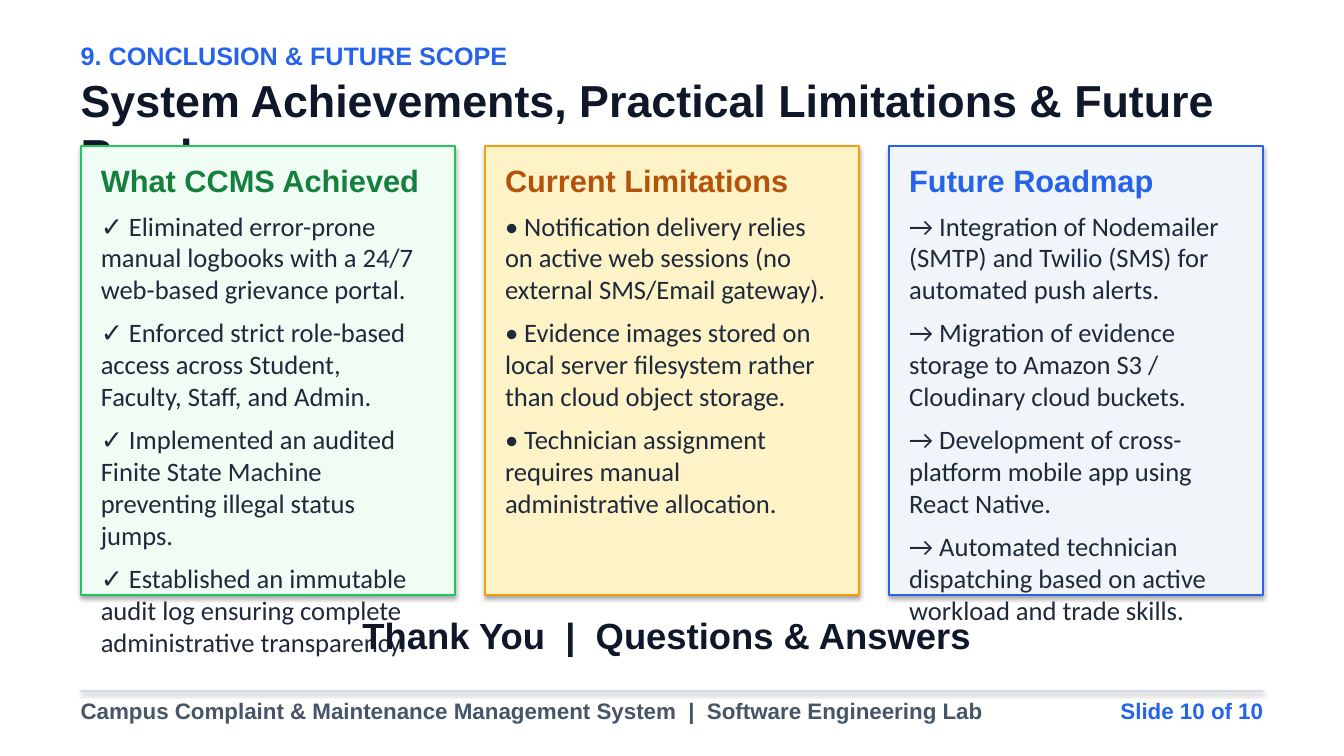
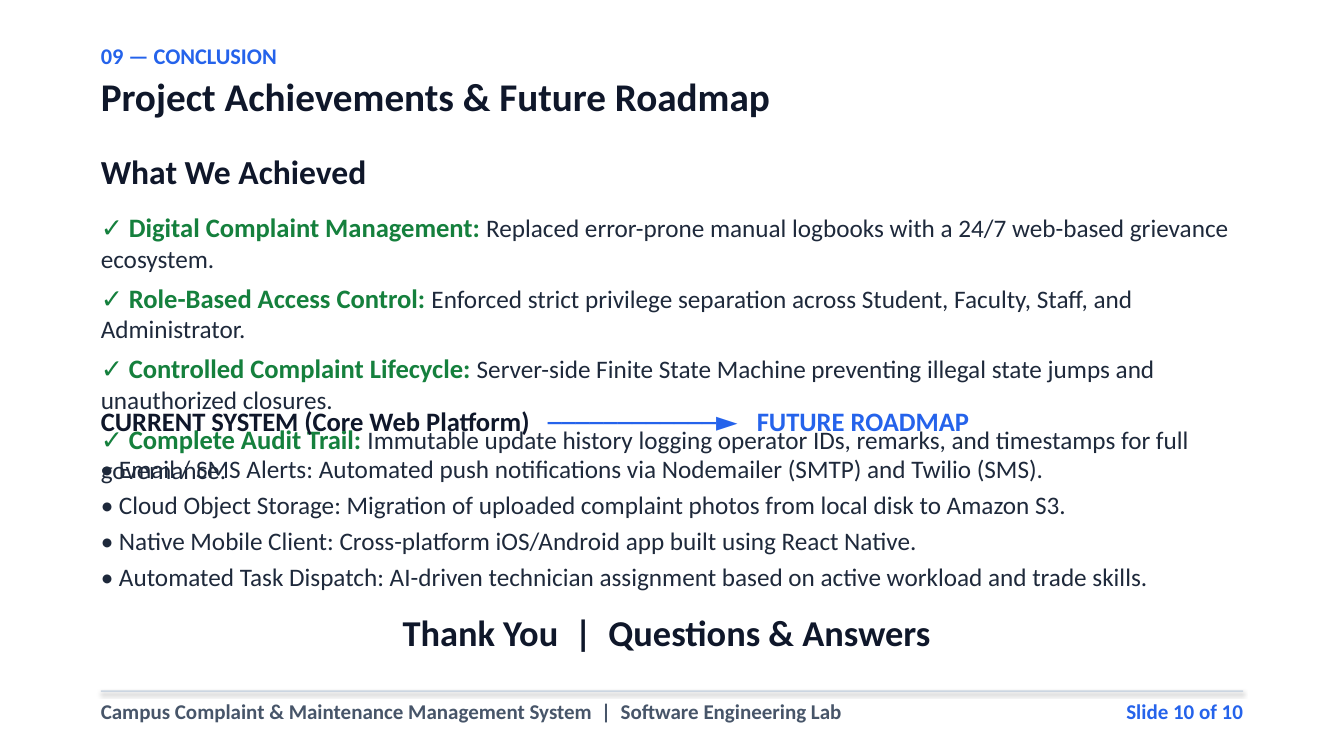
Before and after one commit to karthikeyangullipalli/Campus-Complaint-Maintenance-Management-System, a slide deck: slide 10 of Campus_Complaint_Management_System_Mini_Project_Presentation.pptx. Drawn at 1344x756 pixels with LibreOffice and Linux fonts; fonts in the diff are those of the drawing. Boxes give left, top, right and bottom in pixels: in the first picture for what was removed or moved away, otherwise in the second. Text is boxed around its words. In the diff, an @@ line names an element or a change of style, - is before the commit and + after.

Commit message:
Rebuild CCMS presentation with clean engineering visual hierarchy, zero card grids, and verified non-overlapping geometry

```diff
--- a/Campus_Complaint_Management_System_Mini_Project_Presentation.pptx
+++ b/Campus_Complaint_Management_System_Mini_Project_Presentation.pptx
@@ text at box(101, 49, 277, 64): text changed; size 18 to 16 pt; font Arial to Calibri @@
-9. CONCLUSION & FUTURE SCOPE
+09 — CONCLUSION
@@ text at box(101, 83, 770, 118): text changed; size 32 to 28 pt; font Arial to Calibri @@
-System Achievements, Practical Limitations & Future Roadmap
+Project Achievements & Future Roadmap
@@ rectangle removed at box(81, 146, 455, 595) @@
@@ rectangle removed at box(485, 146, 859, 595) @@
@@ rectangle removed at box(889, 146, 1263, 595) @@
@@ text at box(101, 160, 1228, 484): text changed; size 19 to 18 pt @@
-What CCMS Achieved
-✓ Eliminated error-prone manual logbooks with a 24/7 web-based grievance portal.
-✓ Enforced strict role-based access across Student, Faculty, Staff, and Admin.
-✓ Implemented an audited Finite State Machine preventing illegal status jumps.
-✓ Established an immutable audit log ensuring complete administrative transparency.
+What We Achieved
+✓ Digital Complaint Management: Replaced error-prone manual logbooks with a 24/7 web-based grievance ecosystem.
+✓ Role-Based Access Control: Enforced strict privilege separation across Student, Faculty, Staff, and Administrator.
+✓ Controlled Complaint Lifecycle: Server-side Finite State Machine preventing illegal state jumps and unauthorized closures.
+✓ Complete Audit Trail: Immutable update history logging operator IDs, remarks, and timestamps for full governance.
@@ text removed at box(505, 169, 825, 514) @@
-Current Limitations
-• Notification delivery relies on active web sessions (no external SMS/Email gateway).
-• Evidence images stored on local server filesystem rather than cloud object storage.
-• Technician assignment requires manual administrative allocation.
@@ text added at box(101, 411, 969, 437), 19 pt, text #0F172A, bold @@
+CURRENT SYSTEM (Core Web Platform) ────────────► FUTURE ROADMAP
@@ text at box(119, 459, 1147, 591): text changed; size 19 to 18 pt @@
-Future Roadmap
-→ Integration of Nodemailer (SMTP) and Twilio (SMS) for automated push alerts.
-→ Migration of evidence storage to Amazon S3 / Cloudinary cloud buckets.
-→ Development of cross-platform mobile app using React Native.
-→ Automated technician dispatching based on active workload and trade skills.
+• Email / SMS Alerts: Automated push notifications via Nodemailer (SMTP) and Twilio (SMS).
+• Cloud Object Storage: Migration of uploaded complaint photos from local disk to Amazon S3.
+• Native Mobile Client: Cross-platform iOS/Android app built using React Native.
+• Automated Task Dispatch: AI-driven technician assignment based on active workload and trade skills.
@@ text "Thank You | Questions & ...": place and size @@
-text "Thank You | Questions & ..." at box(362, 622, 971, 656)
+text "Thank You | Questions & ..." at box(403, 620, 930, 651)
@@ text "Thank You | Questions & ..." at box(403, 620, 930, 651): font Arial to Calibri @@
@@ text "Campus Complaint & Maintenance Management ...": place and size @@
-text "Campus Complaint & Maintenance Management ..." at box(81, 702, 983, 724)
+text "Campus Complaint & Maintenance Management ..." at box(101, 704, 841, 723)
@@ text "Campus Complaint & Maintenance Management ..." at box(101, 704, 841, 723): size 16 to 15 pt, font Arial to Calibri @@
@@ rectangle: place and size @@
-rectangle at box(81, 691, 1263, 692)
+rectangle at box(101, 691, 1243, 692)
@@ text "Slide 10 of 10" at box(1126, 704, 1243, 719): size 16 to 15 pt, font Arial to Calibri @@
```
Also in this commit, not shown: 8 other slides changed, 1 slide added, 1 slide removed, 1 other file.
